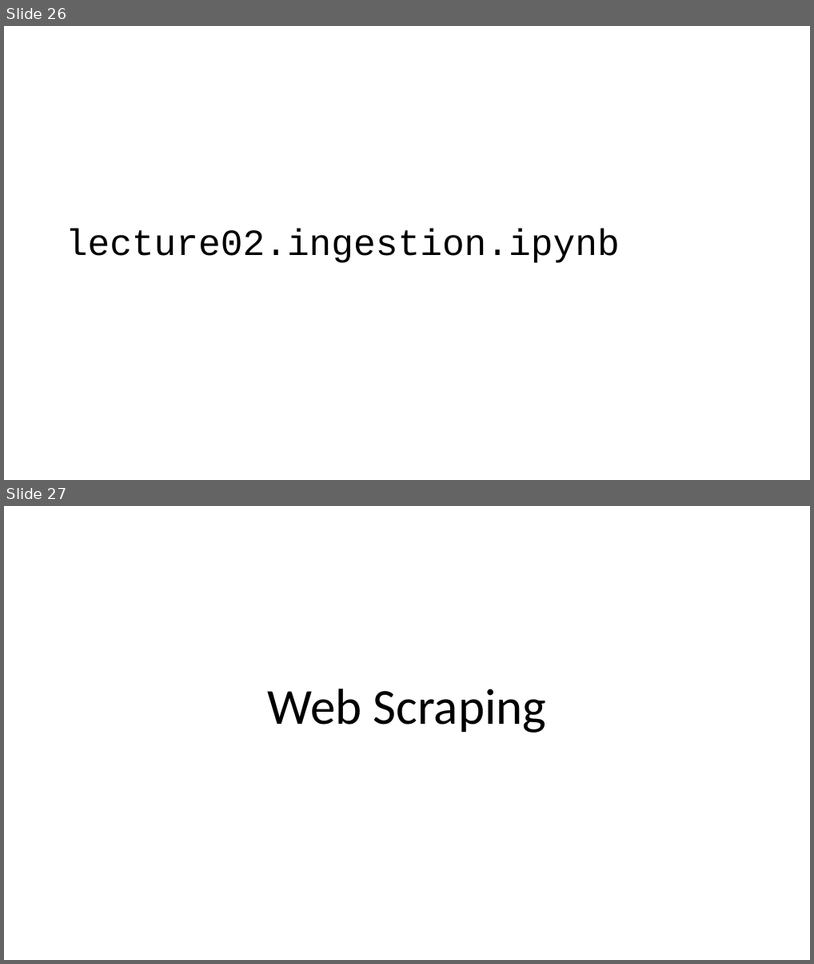
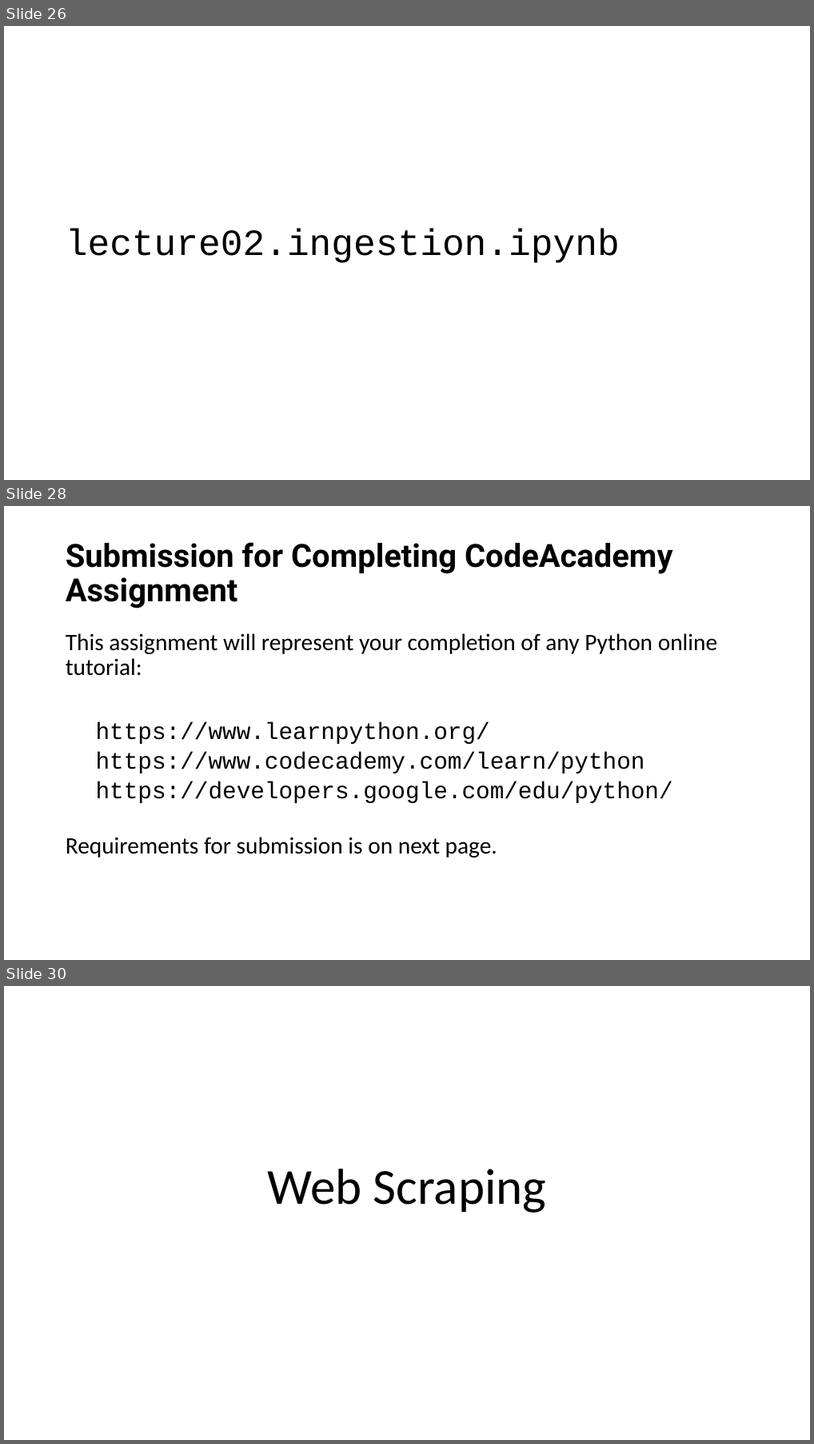
Before and after one commit to philmui/datascience2016fall, a slide deck: lecture02.ingestion/lecture02.pptx. Shown one above the other, each under a label of ours: slides 26 and 27 before the commit, slides 26, 28 and 30 after it; the slides between them are not shown. The pictures are 814x964 and 814x1444 pixels, drawn with LibreOffice and Linux fonts; fonts in the diff are those of the drawing. Boxes give left, top, right and bottom in pixels: in the first picture for what was removed or moved away, otherwise in the second. Text is boxed around its words. In the diff, an @@ line names an element or a change of style, - is before the commit and + after.

Commit message:
added CodeAcademy assignment replacement

```diff
--- a/lecture02.ingestion/lecture02.pptx
+++ b/lecture02.ingestion/lecture02.pptx
@@ slide 28 added at (x1=4, y1=506, x2=810, y2=960), background #FFFFFF @@
@@ title added at (x1=66, y1=542, x2=673, y2=608), 38 pt, text #000000, bold @@
+Submission for Completing CodeAcademy Assignment
@@ text added at (x1=66, y1=633, x2=718, y2=857), 28 pt, text #000000 @@
+This assignment will represent your completion of any Python online tutorial:
+  https://www.learnpython.org/
+  https://www.codecademy.com/learn/python
+  https://developers.google.com/edu/python/
+Requirements for submission is on next page.
@@ what was slide 27 is now slide 30 @@
```
Also in this commit, not shown: 2 slides changed, 2 other slides added, 3 other files.
